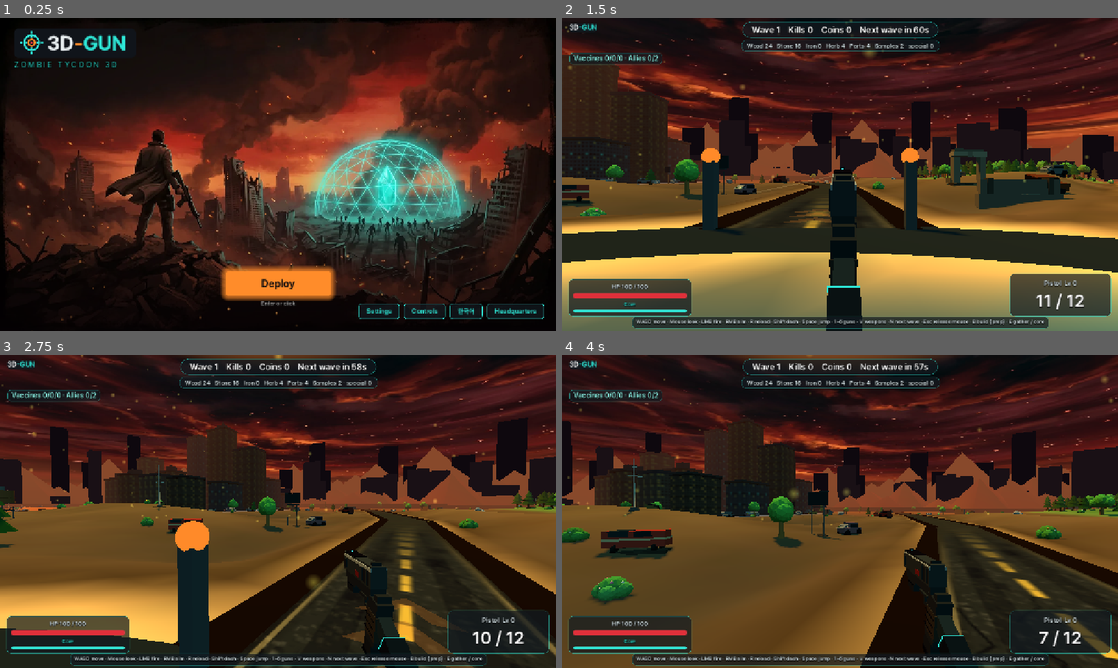
Above: before the commit, frames 1-4 (two rows, left to right).
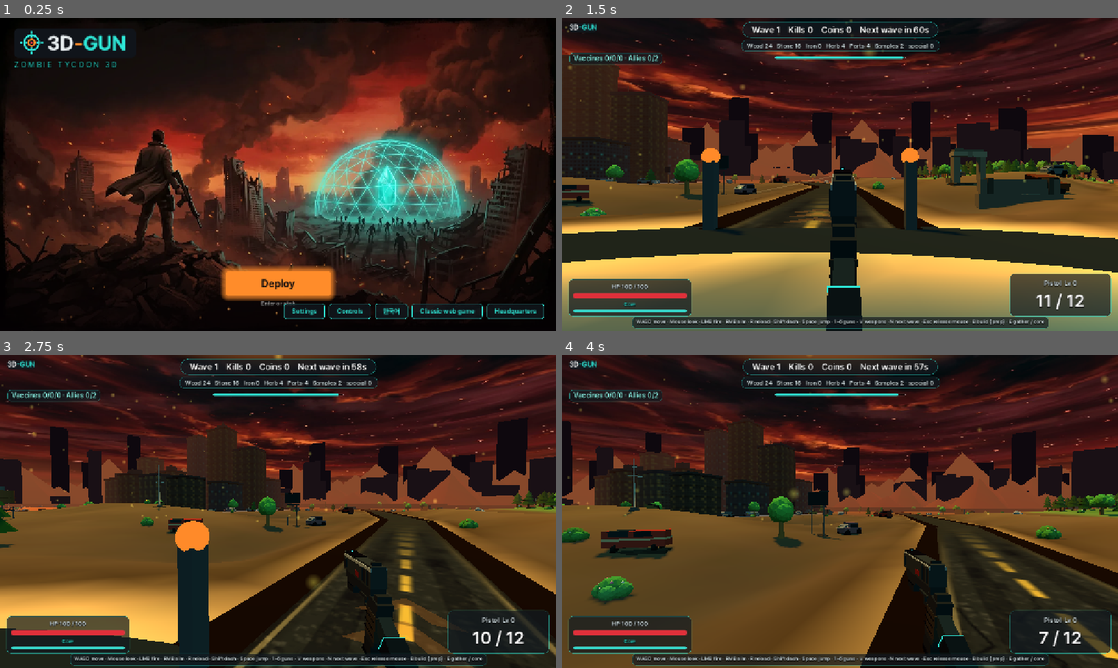
Above: after the commit, the same moments.

Repository: sangsangbaksa-dev/3D-Gun
Game: Godot game, scene res://scenes/title.tscn
Two runs of this game, one before a commit and one after it. Both use one fixed random seed, a clock stepped at 60 frames per second and the inputs below.
Inputs (mouse positions are in pixels of both pictures, inside the frame that each line leads up to):
- Up to frame 1 (0.25 s): no input
- Up to frame 2 (1.5 s): click "Deploy" at 0.5 s; tap Enter (ui_accept) at 1.25 s; move the mouse to (962, 158) at 1.27 s; hold D (move_right) from 1.28 s (still down); hold Right mouse button (aim) from 1.28 s (still down); click (962, 158) at 1.42 s
- Up to frame 3 (2.75 s): tap Space (jump) at 1.52, 2.27 s; move the mouse to (250, 511) at 2.02 s; release D (move_right) at 2.03 s; release Right mouse button (aim) at 2.03 s; hold W (move_forward) from 2.03 s (still down); tap Shift (dash) at 2.1 s; click (250, 511) at 2.17 s
- Up to frame 4 (4 s): keep holding W (move_forward); move the mouse to (851, 505) at 2.77 s; press the mouse at (851, 505) at 2.78 s; move the mouse to (834, 517) at 3.52 s; release the mouse at (834, 517) at 3.53 s; tap E at 3.6 s; click (834, 517) at 3.67 s; tap Space (jump) at 3.77 s

The runs differ from the first frame. In frame 1, 0.6% of the frame differs, in the area x 51-86%, y 91-97%; in frame 2, 0.3%; in frame 3, 0.3%; in frame 4, 0.3%.

Commit message:
Godot: 웨이브 클리어 패널·준비 타이머 바·핵 위험 연출·보스 분노 HP바
웹 게임(/classic)과 맞춰 준비 단계 상단 진행 바, 클리어 시 골드/회복 안내 패널,
핵 체력 낮을 때 비네트·핵 바 경고, 보스 HP 50% 이하 시 바 색·펄스를 추가했다.
일시정지 메뉴에 본부 진입, 타이틀에 클래식 웹 게임(/classic) 링크를 넣고 godot-web을 재빌드했다.

Co-authored-by: sangsangbaksa <sangsangbaksa@gmail.com>

Diff:
--- a/godot/scripts/game.gd
+++ b/godot/scripts/game.gd
@@ -67,6 +67,12 @@
 var crosshair: Control
 var hitmark := 0.0
 var hurt_flash: ColorRect
+var core_warn: ColorRect
+var prep_bar: ProgressBar
+var wave_clear_layer: CanvasLayer
+var wave_clear_timer := 0.0
+var _boss_bar_calm: StyleBoxFlat
+var _boss_bar_rage: StyleBoxFlat
 var zombies_root: Node3D
 var world: Node3D
 var core_visual: Node3D
@@ -277,6 +283,8 @@
 	_process_core_visual(_t)
 	hitmark = maxf(0.0, hitmark - dt)
 	hurt_flash.color.a = maxf(0.0, hurt_flash.color.a - dt * 1.5)
+	_update_core_warn(dt)
+	_update_wave_clear(dt)
 	if phase == "ended":
 		return
 	if phase == "prep":
@@ -461,7 +469,7 @@
 		b.hp = minf(b.max_hp, b.hp + b.max_hp * sp)
 	phase = "prep"
 	prep_left = PREP_TIME
-	_banner(I18n.t("hud.wave", {"n": wave}) + "  ✓  +%d" % bonus)
+	_show_wave_clear(wave, bonus)
 
 func _on_core_destroyed() -> void:
 	core_dead = true
@@ -552,6 +560,13 @@
 	hurt_flash.set_anchors_preset(Control.PRESET_FULL_RECT)
 	hurt_flash.mouse_filter = Control.MOUSE_FILTER_IGNORE
 	hud.add_child(hurt_flash)
+	core_warn = ColorRect.new()
+	core_warn.color = Color(0.88, 0.19, 0.23, 0.0)
+	core_warn.set_anchors_preset(Control.PRESET_FULL_RECT)
+	core_warn.mouse_filter = Control.MOUSE_FILTER_IGNORE
+	hud.add_child(core_warn)
+	prep_bar = _bar(Vector2.ZERO, Vector2(300, 5), Color(0.18, 0.9, 0.84))
+	prep_bar.visible = false
 	scope = Control.new()
 	scope.set_anchors_preset(Control.PRESET_FULL_RECT)
 	scope.mouse_filter = Control.MOUSE_FILTER_IGNORE
@@ -593,6 +608,10 @@
 	# 위치는 화면 크기에 맞춰 _refresh_hud 에서 정한다
 	core_bar = _bar(Vector2.ZERO, Vector2(280, 12), Color(0.2, 0.85, 0.8))
 	boss_bar = _bar(Vector2.ZERO, Vector2(560, 18), Color(0.85, 0.15, 0.15))
+	_boss_bar_calm = boss_bar.get_theme_stylebox("fill") as StyleBoxFlat
+	_boss_bar_rage = StyleBoxFlat.new()
+	_boss_bar_rage.bg_color = Color(1.0, 0.38, 0.12)
+	_boss_bar_rage.set_corner_radius_all(4)
 	lbl_core = _label(hud, 13, Control.PRESET_TOP_LEFT, Vector2.ZERO)
 	lbl_boss = _label(hud, 18, Control.PRESET_CENTER_TOP, Vector2(-280, 52))
 	lbl_boss.size.x = 560
@@ -649,18 +668,104 @@
 	tw.tween_interval(1.6)
 	tw.tween_property(lbl_center, "modulate:a", 0.0, 0.6)
 
+func _show_wave_clear(w: int, gold: int) -> void:
+	if wave_clear_layer:
+		wave_clear_layer.queue_free()
+		wave_clear_layer = null
+	wave_clear_timer = 2.4
+	wave_clear_layer = CanvasLayer.new()
+	wave_clear_layer.layer = 6
+	add_child(wave_clear_layer)
+	var root := Control.new()
+	root.set_anchors_preset(Control.PRESET_FULL_RECT)
+	root.mouse_filter = Control.MOUSE_FILTER_IGNORE
+	wave_clear_layer.add_child(root)
+	var anchor := Control.new()
+	anchor.set_anchors_preset(Control.PRESET_TOP_WIDE)
+	anchor.offset_top = hud.size.y * 0.14 if hud.size.y > 0 else 96.0
+	anchor.offset_bottom = anchor.offset_top + 120.0
+	root.add_child(anchor)
+	var center := CenterContainer.new()
+	center.set_anchors_preset(Control.PRESET_FULL_RECT)
+	anchor.add_child(center)
+	var panel := UiKit.panel(UiKit.TEAL)
+	center.add_child(panel)
+	var col := VBoxContainer.new()
+	col.add_theme_constant_override("separation", 6)
+	panel.add_child(col)
+	var title_l := UiKit.label(I18n.t("waveClear.title", {"n": w}), 26, UiKit.TEAL, HORIZONTAL_ALIGNMENT_CENTER)
+	title_l.add_theme_color_override("font_outline_color", Color(0, 0, 0, 0.85))
+	title_l.add_theme_constant_override("outline_size", 6)
+	col.add_child(title_l)
+	var core_pct := int(round(GameData.enemy_rules.waveClearCorePct * 100.0))
+	var struct_pct := int(round(GameData.enemy_rules.waveClearStructPct * 100.0))
+	var heal := I18n.t("waveClear.heal", {"corePct": core_pct, "structPct": struct_pct})
+	var sub := I18n.t("waveClear.rewards", {"gold": gold, "heal": heal})
+	var next_w := w + 1
+	if GameData.is_boss_wave(next_w) and next_w <= GameData.final_wave:
+		sub += I18n.t("waveClear.nextBoss")
+	var sub_l := UiKit.label(sub, 14, Color(UiKit.TEXT, 0.88), HORIZONTAL_ALIGNMENT_CENTER)
+	sub_l.autowrap_mode = TextServer.AUTOWRAP_WORD_SMART
+	sub_l.custom_minimum_size.x = 360
+	col.add_child(sub_l)
+	# Drop-in animation
+	panel.modulate.a = 0.0
+	panel.scale = Vector2(0.94, 0.94)
+	panel.pivot_offset = panel.size * 0.5
+	var tw := create_tween()
+	tw.set_parallel(true)
+	tw.tween_property(panel, "modulate:a", 1.0, 0.18)
+	tw.tween_property(panel, "scale", Vector2.ONE, 0.28).set_trans(Tween.TRANS_BACK).set_ease(Tween.EASE_OUT)
+
+func _update_wave_clear(dt: float) -> void:
+	if wave_clear_timer <= 0.0:
+		return
+	wave_clear_timer -= dt
+	if wave_clear_timer <= 0.0 and wave_clear_layer:
+		var tw := create_tween()
+		tw.tween_property(wave_clear_layer.get_child(0), "modulate:a", 0.0, 0.35)
+		tw.tween_callback(func():
+			if wave_clear_layer:
+				wave_clear_layer.queue_free()
+				wave_clear_layer = null)
+
+func _update_core_warn(dt: float) -> void:
+	if core_warn == null:
+		return
+	if core_dead:
+		core_warn.color.a = maxf(0.0, core_warn.color.a - dt * 2.0)
+		return
+	var ratio: float = core.hp / maxf(1.0, core.max_hp)
+	if ratio < 0.35:
+		var t: float = 1.0 - ratio / 0.35
+		var pulse := 0.55 + 0.45 * sin(_t * 4.5)
+		core_warn.color.a = lerpf(core_warn.color.a, t * 0.38 * pulse, minf(1.0, dt * 6.0))
+	else:
+		core_warn.color.a = maxf(0.0, core_warn.color.a - dt * 2.5)
+
 func _refresh_hud() -> void:
 	if hud == null:
 		return
 	lbl_top.text = "%s    %s    %s" % [I18n.t("hud.wave", {"n": maxi(wave, 1)}), I18n.t("hud.kills", {"n": kills}), I18n.t("hud.coins", {"n": coins})]
 	if phase == "prep":
 		lbl_top.text += "    " + I18n.t("hud.prep", {"n": ceili(prep_left)})
-	elif phase == "combat":
+		prep_bar.visible = true
+		prep_bar.max_value = PREP_TIME
+		prep_bar.value = prep_left
+		var urgent := prep_left <= 10.0
+		var fill := prep_bar.get_theme_stylebox("fill") as StyleBoxFlat
+		if fill:
+			fill.bg_color = Color(1.0, 0.54, 0.16) if urgent else Color(0.18, 0.9, 0.84)
+	else:
+		prep_bar.visible = false
+	if phase == "combat":
 		lbl_top.text += "    " + I18n.t("hud.left", {"n": remaining()})
 	core_bar.position = Vector2(24, hud.size.y - 92)
 	lbl_core.position = Vector2(312, hud.size.y - 90)
 	lbl_core.text = I18n.t("hud.core")
 	boss_bar.position = Vector2((hud.size.x - boss_bar.size.x) * 0.5, 80)
+	if prep_bar.visible:
+		prep_bar.position = Vector2((hud.size.x - prep_bar.size.x) * 0.5, 88)
 	core_bar.max_value = core.max_hp
 	core_bar.value = core.hp
 	var show_boss: bool = is_instance_valid(boss) and not boss.dead
@@ -670,6 +775,15 @@
 		boss_bar.max_value = boss.max_hp
 		boss_bar.value = maxf(0.0, boss.hp)
 		lbl_boss.text = I18n.zombie_name(boss.type)
+		var enraged: bool = boss.hp < boss.max_hp * 0.5
+		boss_bar.add_theme_stylebox_override("fill", _boss_bar_rage if enraged else _boss_bar_calm)
+		boss_bar.modulate = Color(1.15, 1.05, 1.0) if enraged and sin(_t * 9.0) > 0.0 else Color.WHITE
+	var core_low: bool = core.hp / maxf(1.0, core.max_hp) < 0.35
+	var core_fill := core_bar.get_theme_stylebox("fill") as StyleBoxFlat
+	if core_fill:
+		core_fill.bg_color = Color(0.88, 0.19, 0.23) if core_low else Color(0.2, 0.85, 0.8)
+		if core_low:
+			core_fill.bg_color.a = 0.55 + 0.45 * (0.5 + 0.5 * sin(_t * 5.5))
 	lbl_ammo.text = I18n.t("hud.reloading") if player.is_reloading() else "%d / %d" % [player.ammo, player.mag_size(player.gun_id)]
 	lbl_gun.text = "%s  Lv %d" % [I18n.gun_name(player.gun_id), player.lv[player.gun_id]]
 	var scoped: bool = player.aiming and bool(player.gun.scope)
--- a/godot/scripts/hud_style.gd
+++ b/godot/scripts/hud_style.gd
@@ -83,6 +83,9 @@
 	_bar_style(game.core_bar, TEAL, 6)
 	_bar_style(game.boss_bar, RED, 14)
 	_bar_style(game.gather_bar, Color8(0xff, 0xd2, 0x5a), 8)
+	if game.prep_bar:
+		_bar_style(game.prep_bar, TEAL, 5)
+		game.prep_bar.size = Vector2(300, 5)
 	game.hp_bar.size = Vector2(260, 12)
 	game.core_bar.size = Vector2(260, 6)
 	game.lbl_core.add_theme_font_size_override("font_size", 12)
--- a/godot/scripts/i18n.gd
+++ b/godot/scripts/i18n.gd
@@ -45,7 +45,10 @@
 		"title.settings": "Settings", "title.controls": "Controls", "settings.title": "Settings", "settings.close": "Close",
 		"settings.volume": "Master volume", "settings.sensitivity": "Mouse sensitivity", "settings.language": "Language", "settings.reset": "Reset defaults",
 		"controls.title": "Controls", "controls.hint": "Press P or Esc in-game to pause. Esc closes this window.", "controls.back": "Back",
-		"pause.title": "Paused", "pause.resume": "Resume", "pause.hint": "P or Esc to resume",
+		"pause.title": "Paused", "pause.resume": "Resume", "pause.hint": "P or Esc to resume", "pause.hub": "Headquarters",
+		"waveClear.title": "Wave {n} cleared!", "waveClear.rewards": "🪙 Gold +{gold} · {heal}",
+		"waveClear.heal": "Core +{corePct}% · Structures +{structPct}%", "waveClear.nextBoss": " · Next wave is a boss",
+		"title.classic": "Classic web game",
 		"keys.group.move": "Movement", "keys.group.combat": "Combat", "keys.group.base": "Base", "keys.group.system": "System",
 		"key.mouse": "Mouse", "key.lmb": "LMB", "key.rmb": "RMB", "key.holdE": "Hold E", "key.click": "Click",
 		"keys.bind.move": "Move", "keys.bind.roll": "Dash (brief invulnerability)", "keys.bind.jump": "Jump", "keys.bind.look": "Look around",
@@ -81,7 +84,10 @@
 		"title.settings": "설정", "title.controls": "조작키", "settings.title": "설정", "settings.close": "닫기",
 		"settings.volume": "전체 볼륨", "settings.sensitivity": "마우스 감도", "settings.language": "언어", "settings.reset": "초기화",
 		"controls.title": "조작키", "controls.hint": "게임 중 P 또는 Esc 로 일시정지할 수 있어요. Esc 로 이 창을 닫아요.", "controls.back": "뒤로",
-		"pause.title": "일시정지", "pause.resume": "계속하기", "pause.hint": "P 또는 Esc 로 계속",
+		"pause.title": "일시정지", "pause.resume": "계속하기", "pause.hint": "P 또는 Esc 로 계속", "pause.hub": "본부",
+		"waveClear.title": "웨이브 {n} 클리어!", "waveClear.rewards": "🪙 골드 +{gold} · {heal}",
+		"waveClear.heal": "핵 +{corePct}% · 시설 +{structPct}%", "waveClear.nextBoss": " · 다음 웨이브는 보스",
+		"title.classic": "클래식 웹 게임",
 		"keys.group.move": "이동", "keys.group.combat": "전투", "keys.group.base": "기지", "keys.group.system": "시스템",
 		"key.mouse": "마우스", "key.lmb": "좌클릭", "key.rmb": "우클릭", "key.holdE": "E 길게", "key.click": "클릭",
 		"keys.bind.move": "이동", "keys.bind.roll": "구르기 (잠깐 무적)", "keys.bind.jump": "점프", "keys.bind.look": "시점 회전",
--- a/godot/scripts/pause_menu.gd
+++ b/godot/scripts/pause_menu.gd
@@ -74,6 +74,7 @@
 		[I18n.t("pause.resume"), resume, true],
 		[I18n.t("title.settings"), _open_settings.bind("settings"), false],
 		[I18n.t("title.controls"), _open_settings.bind("controls"), false],
+		[I18n.t("pause.hub"), _to_hub, false],
 		[I18n.t("death.back"), _to_title, false],
 	]
 	for it in items:
@@ -89,6 +90,11 @@
 	_settings.show_page(page)
 	_settings.closed.connect(func(): _settings = null)
 
+func _to_hub() -> void:
+	open = false
+	get_tree().paused = false
+	get_tree().change_scene_to_file("res://scenes/hub.tscn")
+
 func _to_title() -> void:
 	open = false
 	get_tree().paused = false
--- a/godot/scripts/title.gd
+++ b/godot/scripts/title.gd
@@ -16,6 +16,7 @@
 var hint: Label
 var lang: Button
 var hub: Button
+var classic_btn: Button
 var settings_btn: Button
 var controls_btn: Button
 var embers: CPUParticles2D
@@ -171,6 +172,8 @@
 		I18n.toggle()
 		Save.settings.locale = I18n.locale
 		Save.save_settings())
+	classic_btn = _menu_button(row)
+	classic_btn.pressed.connect(_open_classic)
 	hub = _menu_button(row)
 	hub.pressed.connect(func(): get_tree().change_scene_to_file("res://scenes/hub.tscn"))
 
@@ -262,6 +265,7 @@
 	lang.text = I18n.t("title.lang")
 	slice.text = I18n.t("title.slice")
 	hub.text = I18n.t("title.hub")
+	classic_btn.text = I18n.t("title.classic")
 	settings_btn.text = I18n.t("title.settings")
 	controls_btn.text = I18n.t("title.controls")
 
@@ -269,5 +273,9 @@
 	if event is InputEventKey and event.pressed and (event.keycode == KEY_ENTER or event.keycode == KEY_KP_ENTER):
 		_launch()
 
+func _open_classic() -> void:
+	if OS.has_feature("web"):
+		JavaScriptBridge.eval("window.open('/classic','_blank')", true)
+
 func _launch() -> void:
 	get_tree().change_scene_to_file("res://scenes/game.tscn")
Not shown, changed: godot-web/index.apple-touch-icon.png.import
Not shown, changed: godot-web/index.html
Not shown, changed: godot-web/index.icon.png.import
Not shown, changed: godot-web/index.pck
Not shown, changed: godot-web/index.png.import
